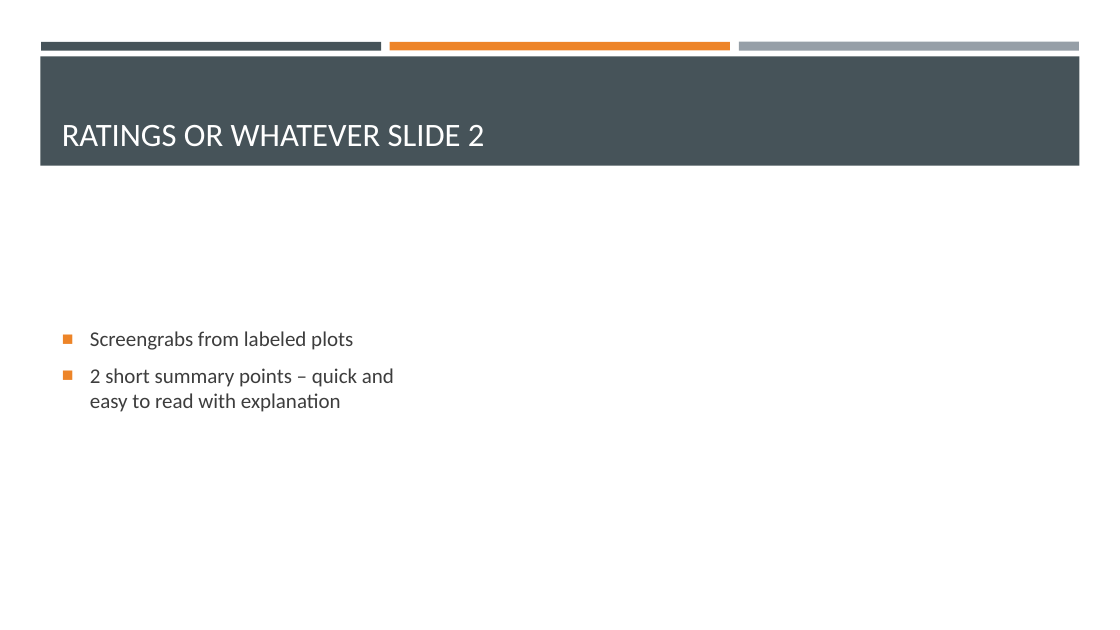
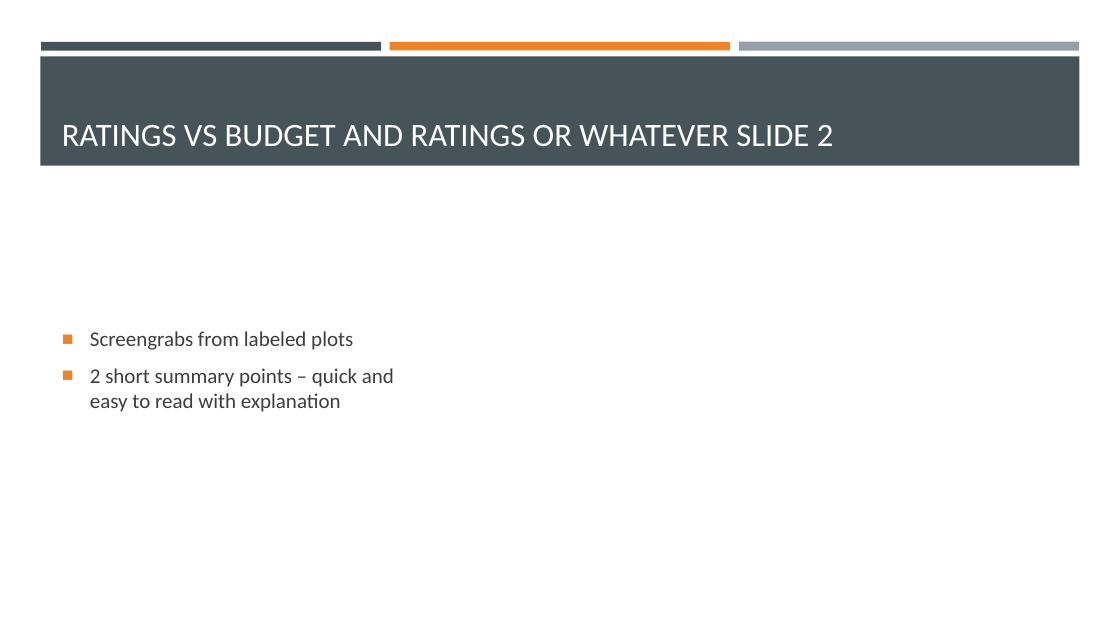
Before and after one commit to Robotrousers/Group1Proj1, a slide deck: slide 10 of MoMoviesPrez.pptx. Drawn at 1120x630 pixels with LibreOffice and Linux fonts; fonts in the diff are those of the drawing. Boxes give left, top, right and bottom in pixels: in the first picture for what was removed or moved away, otherwise in the second. Text is boxed around its words. In the diff, an @@ line names an element or a change of style, - is before the commit and + after.

Commit message:
jacks budget

```diff
--- a/MoMoviesPrez.pptx
+++ b/MoMoviesPrez.pptx
@@ title at (x1=62, y1=125, x2=834, y2=146): text changed @@
-RATINGS OR WHATEVER SLIDE 2
+RATINGS VS BUDGET AND RATINGS OR WHATEVER SLIDE 2
```
Also in this commit, not shown: 1 other file.
